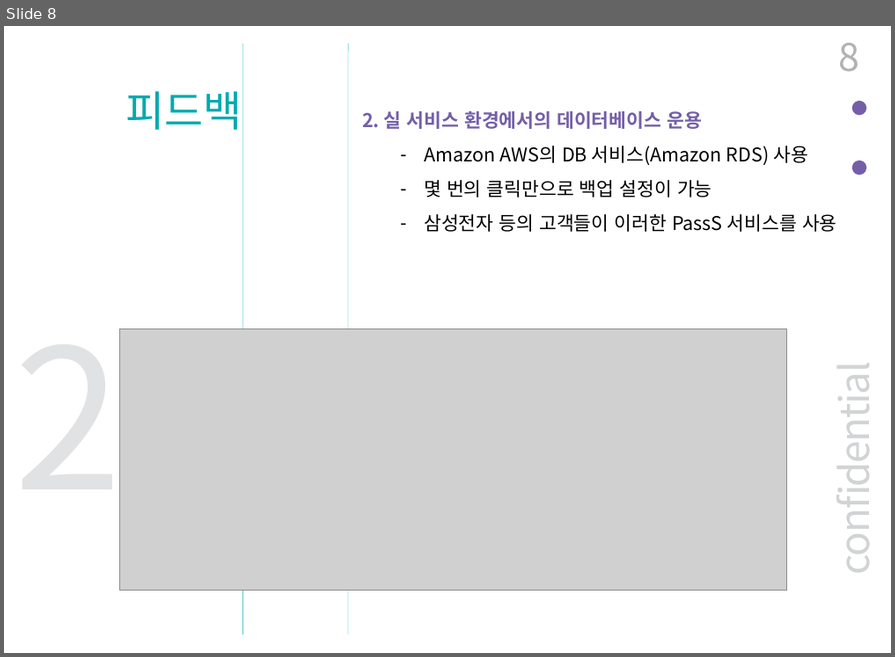
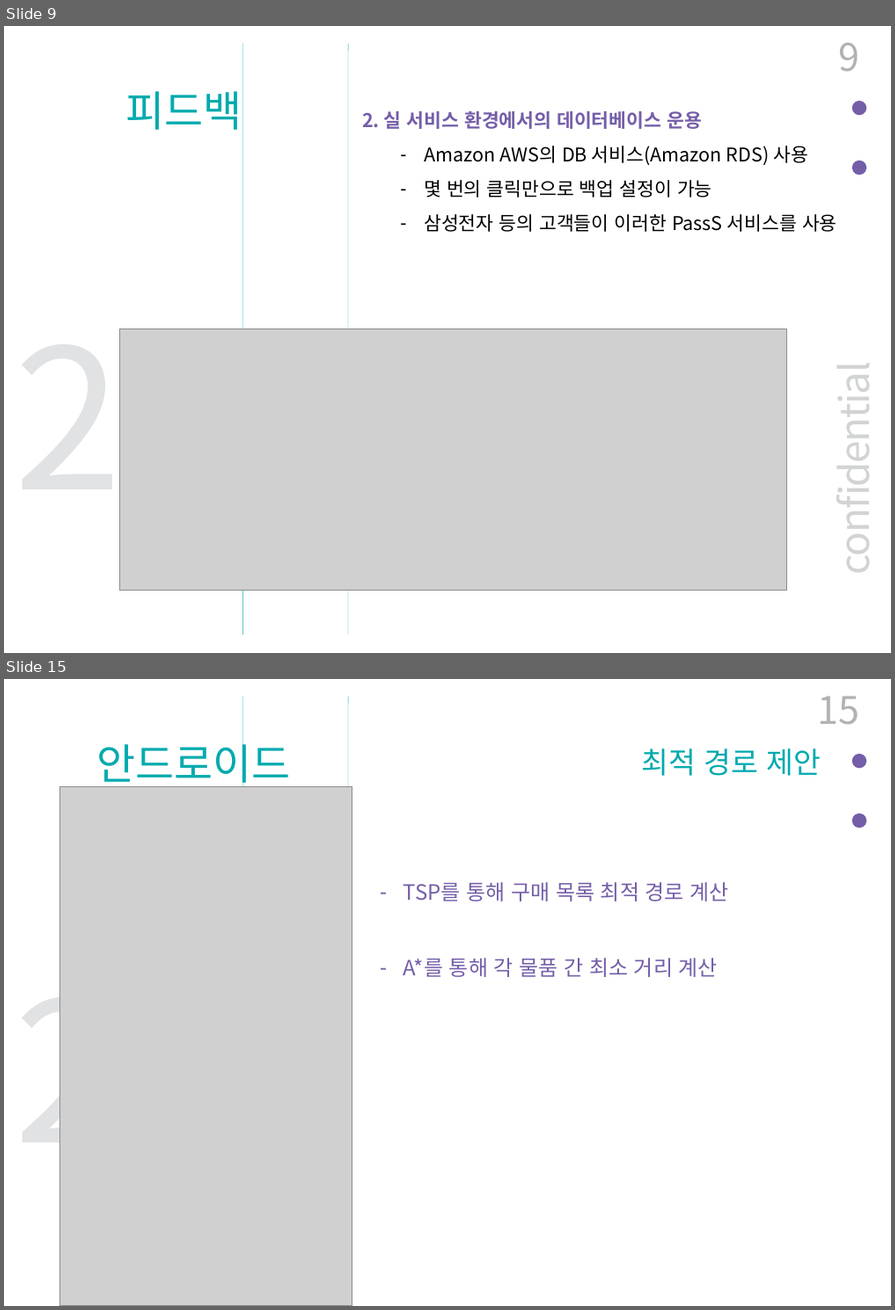
Before and after one commit to BerryWell/CapstoneDesign-2019-02, a slide deck: 제출자료/발표자료/최종_발표_자료_12조.pptx. Shown one above the other, each under a label of ours: slide 8 before the commit, slides 9 and 15 after it; the slides between them are not shown. The pictures are 895x657 and 895x1310 pixels, drawn with LibreOffice and Linux fonts; fonts in the diff are those of the drawing; grey boxes stand for pictures. Boxes give left, top, right and bottom in pixels: in the first picture for what was removed or moved away, otherwise in the second. Text is boxed around its words. In the diff, an @@ line names an element or a change of style, - is before the commit and + after.

```diff
--- a/제출자료/발표자료/최종_발표_자료_12조.pptx
+++ b/제출자료/발표자료/최종_발표_자료_12조.pptx
@@ slide 15 added at (4, 679, 891, 1306), background #FFFFFF; not listed: 5 template elements that a slide beside it also shows @@
@@ page number added at (817, 696, 859, 725), 36 pt, text #B2B2B2 @@
+15
@@ text added at (97, 736, 291, 790), 40 pt, text #00AAAE @@
+안드로이드
@@ text added at (642, 749, 822, 776), 28 pt, text #00AAAE @@
+최적 경로 제안
@@ picture added at (60, 786, 352, 1306) @@
@@ text added at (404, 882, 729, 977), 20 pt, text #745EA8 @@
+– TSP를 통해 구매 목록 최적 경로 계산
+– A*를 통해 각 물품 간 최소 거리 계산
@@ text added at (14, 945, 122, 1190), 185 pt, text #E1E2E3 @@
+2
@@ what was slide 8 is now slide 9 @@
@@ page number at (838, 43, 859, 72): text changed @@
-8
+9
```
Also in this commit, not shown: 4 slides changed, 10 other slides added.
